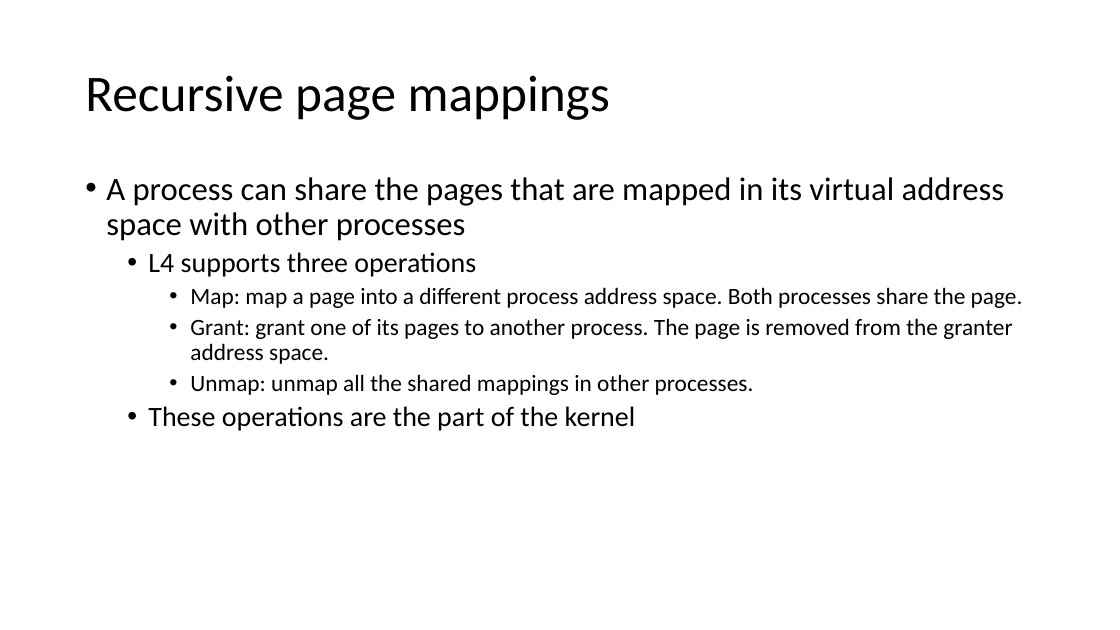
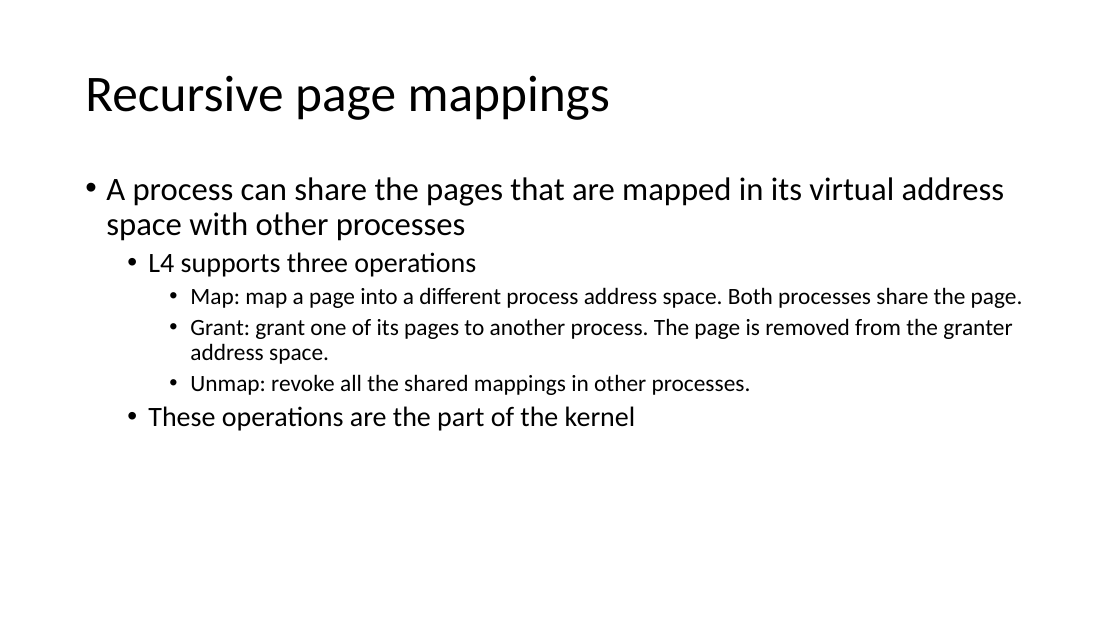
Before and after one commit to piyus/piyus.github.io, a slide deck: slide 31 of AOS/slides/Lecture-10.pptx (slide 25 before the commit). Drawn at 1120x630 pixels with LibreOffice and Linux fonts; fonts in the diff are those of the drawing. Boxes give left, top, right and bottom in pixels: in the first picture for what was removed or moved away, otherwise in the second. Text is boxed around its words. In the diff, an @@ line names an element or a change of style, - is before the commit and + after.

```diff
--- a/AOS/slides/Lecture-10.pptx
+++ b/AOS/slides/Lecture-10.pptx
@@ text at (x1=190, y1=374, x2=751, y2=395): text changed @@
-    • Unmap: unmap all the shared mappings in other processes.
+    • Unmap: revoke all the shared mappings in other processes.
```
Also in this commit, not shown: 19 other slides changed, 28 slides added, 2 slides removed, 2 other files.
